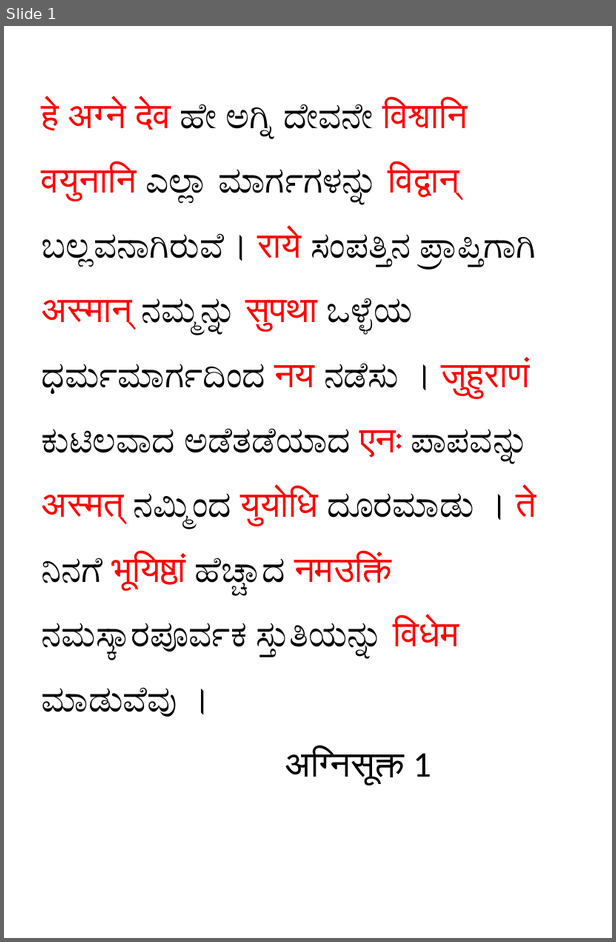
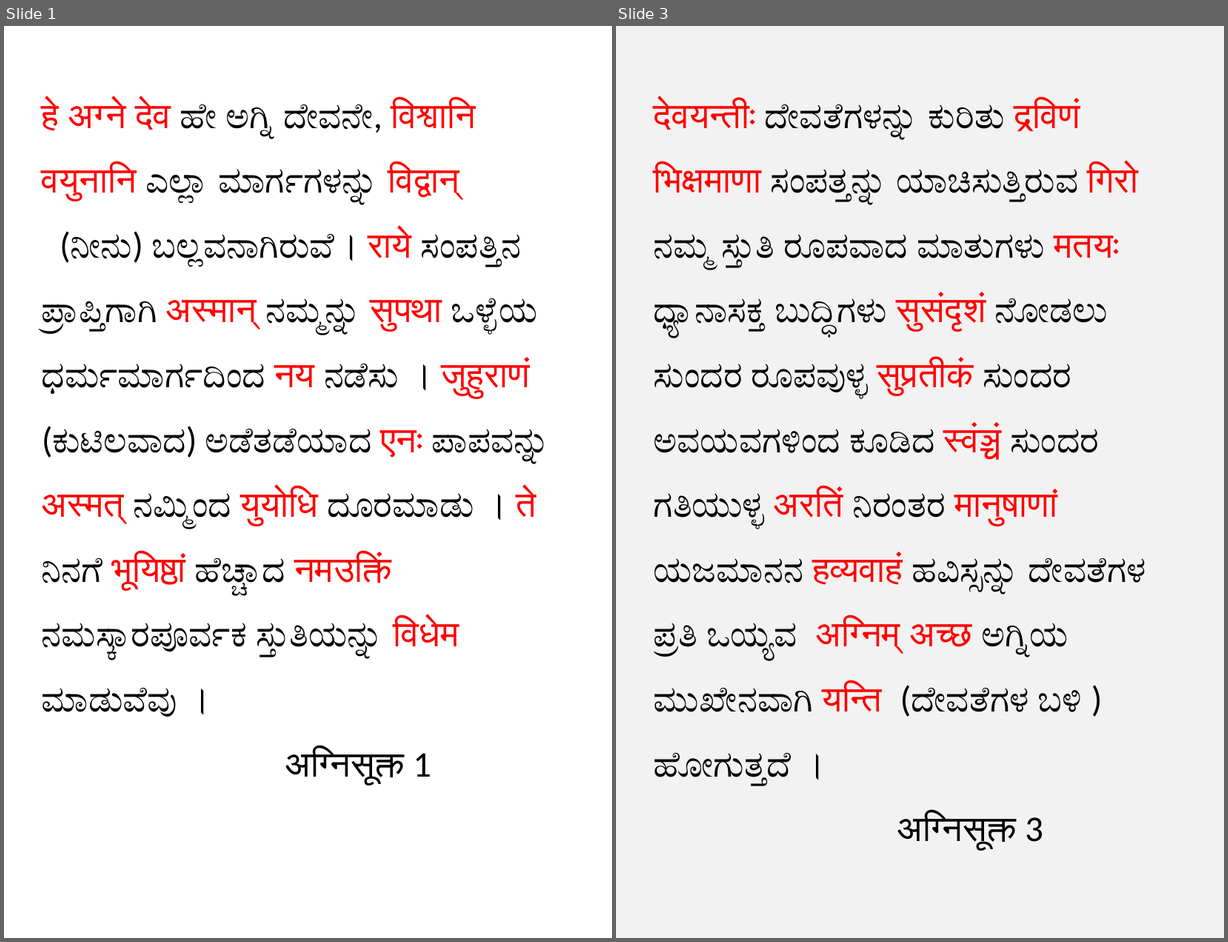
Before and after one commit to GIRISHVBHAGWAT/MY_Documents, a slide deck: Sookta_Artha/agni_sookta.pptx. Shown side by side, each under a label of ours: slide 1 before the commit, slides 1 and 3 after it; the slides between them are not shown. The pictures are 616x942 and 1228x942 pixels, drawn with LibreOffice and Linux fonts; fonts in the diff are those of the drawing; background and template pictures are left out. Boxes give left, top, right and bottom in pixels: in the first picture for what was removed or moved away, otherwise in the second. Text is boxed around its words. In the diff, an @@ line names an element or a change of style, - is before the commit and + after.

```diff
--- a/Sookta_Artha/agni_sookta.pptx
+++ b/Sookta_Artha/agni_sookta.pptx
@@ slide 3 added at (616,26,1224,938), background #F2F2F2 @@
@@ title added at (654,99,1146,850), 32 pt, text #000000 @@
+देवयन्तीः ದೇವತೆಗಳನ್ನು ಕುರಿತು द्रविणं भिक्षमाणा ಸಂಪತ್ತನ್ನು ಯಾಚಿಸುತ್ತಿರುವ गिरो ನಮ್ಮ ಸ್ತುತಿ ರೂಪವಾದ ಮಾತುಗಳು मतयः ಧ್ಯಾನಾಸಕ್ತ ಬುದ್ಧಿಗಳು सुसंदृशं ನೋಡಲು ಸುಂದರ ರೂಪವುಳ್ಳ सुप्रतीकं ಸುಂದರ ಅವಯವಗಳಿಂದ ಕೂಡಿದ स्वंञ्चं ಸುಂದರ ಗತಿಯುಳ್ಳ अरतिं ನಿರಂತರ मानुषाणां ಯಜಮಾನನ हव्यवाहं ಹವಿಸ್ಸನ್ನು ದೇವತೆಗಳ ಪ್ರತಿ ಒಯ್ಯವ अग्निम् अच्छ ಅಗ್ನಿಯ ಮುಖೇನವಾಗಿ यन्ति (ದೇವತೆಗಳ ಬಳಿ ) ಹೋಗುತ್ತದೆ ।
+अग्निसूक्त 3
@@ slide 1 changed as well @@
@@ title at (42,99,537,785): text changed @@
-हे अग्ने देव ಹೇ ಅಗ್ನಿ ದೇವನೇ विश्वानि वयुनानि ಎಲ್ಲಾ ಮಾರ್ಗಗಳನ್ನು विद्वान् ಬಲ್ಲವನಾಗಿರುವೆ। राये ಸಂಪತ್ತಿನ ಪ್ರಾಪ್ತಿಗಾಗಿ अस्मान् ನಮ್ಮನ್ನು सुपथा ಒಳ್ಳೆಯ ಧರ್ಮಮಾರ್ಗದಿಂದ नय ನಡೆಸು । जुहुराणं ಕುಟಿಲವಾದ ಅಡೆತಡೆಯಾದ एनः ಪಾಪವನ್ನು अस्मत् ನಮ್ಮಿಂದ युयोधि ದೂರಮಾಡು । ते ನಿನಗೆ भूयिष्ठां ಹೆಚ್ಚಾದ नमउक्तिं ನಮಸ್ಕಾರಪೂರ್ವಕ ಸ್ತುತಿಯನ್ನು विधेम ಮಾಡುವೆವು ।
-अग्निसूक्त 1
+हे अग्ने देव ಹೇ ಅಗ್ನಿ ದೇವನೇ, विश्वानि वयुनानि ಎಲ್ಲಾ ಮಾರ್ಗಗಳನ್ನು विद्वान् (ನೀನು) ಬಲ್ಲವನಾಗಿರುವೆ। राये ಸಂಪತ್ತಿನ ಪ್ರಾಪ್ತಿಗಾಗಿ अस्मान् ನಮ್ಮನ್ನು सुपथा ಒಳ್ಳೆಯ ಧರ್ಮಮಾರ್ಗದಿಂದ नय ನಡೆಸು । जुहुराणं (ಕುಟಿಲವಾದ) ಅಡೆತಡೆಯಾದ एनः ಪಾಪವನ್ನು अस्मत् ನಮ್ಮಿಂದ युयोधि ದೂರಮಾಡು । ते ನಿನಗೆ भूयिष्ठां ಹೆಚ್ಚಾದ नमउक्तिं ನಮಸ್ಕಾರಪೂರ್ವಕ ಸ್ತುತಿಯನ್ನು विधेम ಮಾಡುವೆವು ।
+अग्निसूक्त 1
```
Also in this commit, not shown: 3 other slides added, 1 slide removed, 8 other files.
